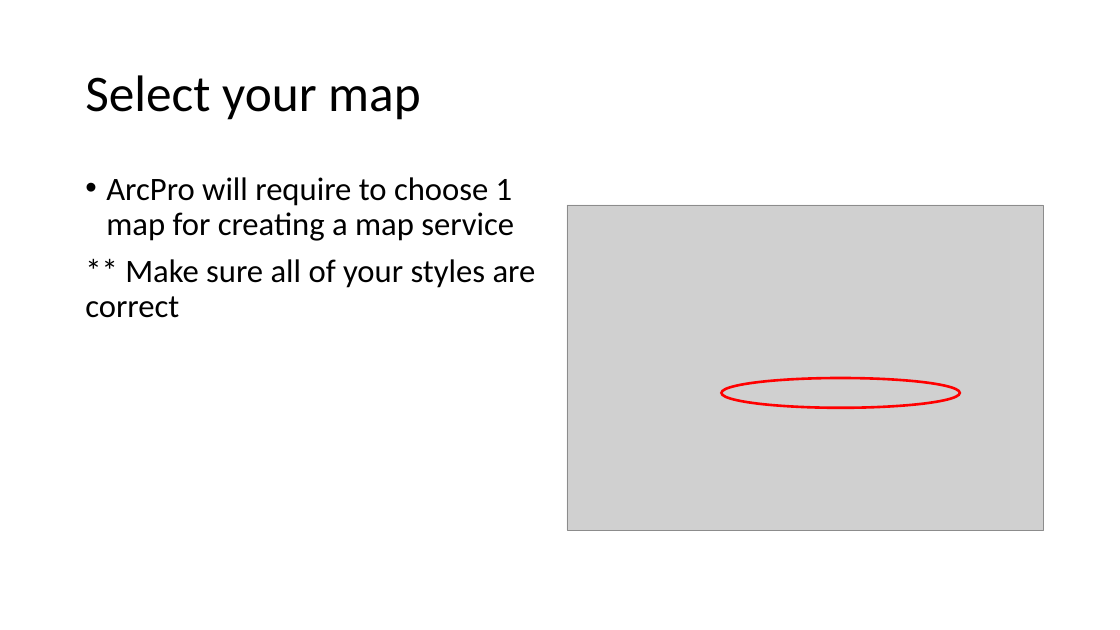
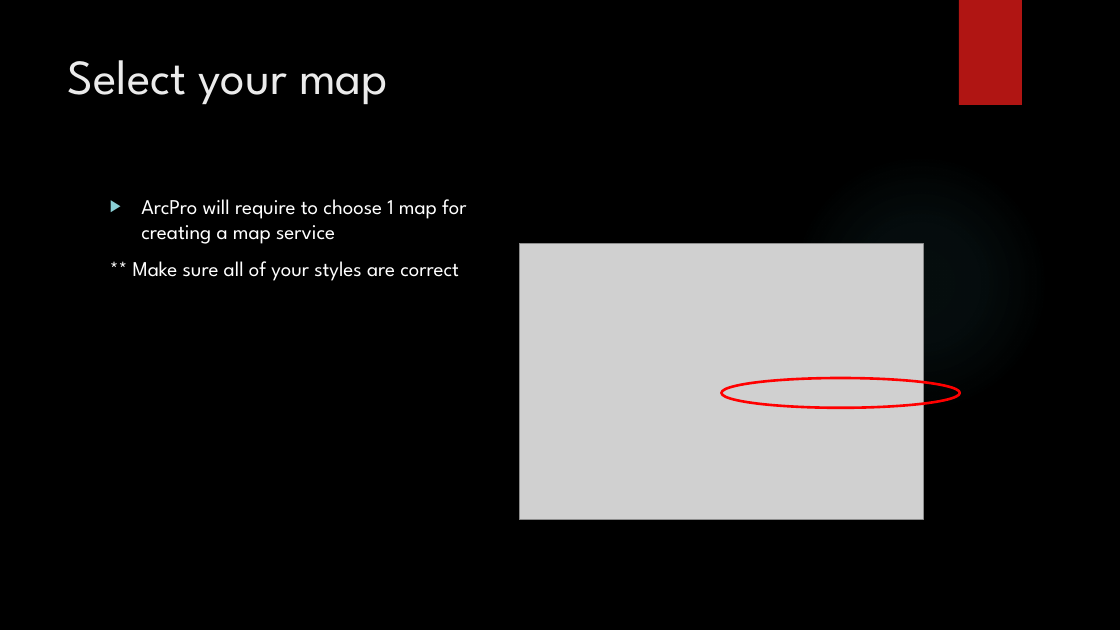
Before and after one commit to MGIS-UMN/GIS5577_week11, a slide deck: slide 8 of Creating_geospatial_services_ArcPro.pptx. Drawn at 1120x630 pixels with LibreOffice and Linux fonts; fonts in the diff are those of the drawing; grey boxes stand for pictures; background and template pictures are left out. Boxes give left, top, right and bottom in pixels: in the first picture for what was removed or moved away, otherwise in the second. Text is boxed around its words. In the diff, an @@ line names an element or a change of style, - is before the commit and + after.

Commit message:
added theme to ArcPro ppt

```diff
--- a/Creating_geospatial_services_ArcPro.pptx
+++ b/Creating_geospatial_services_ArcPro.pptx
@@ background #FFFFFF to picture (left out) @@
@@ rectangle added at [959,0,1022,105], fill #B01513 @@
@@ title "Select your map": place and size @@
-title "Select your map" at [85,75,420,120]
+title "Select your map" at [68,60,388,105]
@@ title "Select your map" at [68,60,388,105]: size 44 to 42 pt, font Calibri to League Spartan, text colour #000000 to #EBEBEB; line spacing 0.9 to 1; vertical alignment middle to top @@
@@ ellipse added at [791,154,1049,413], fill gradient #50B9C1 @@
@@ text "ArcPro will require to choose ...": place and size @@
-text "ArcPro will require to choose ..." at [85,177,536,318]
+text "ArcPro will require to choose ..." at [133,199,466,281]
@@ text "ArcPro will require to choose ..." at [133,199,466,281]: size 28 to 18 pt, font Calibri to League Spartan, text colour #000000 to #FFFFFF; bullet • to ▶; line spacing 0.9 to 1 @@
@@ picture: place and size @@
-picture at [567,205,1044,530]
+picture at [519,244,923,519]
```
Also in this commit, not shown: 25 other slides changed, 1 slide added, 1 slide removed.
